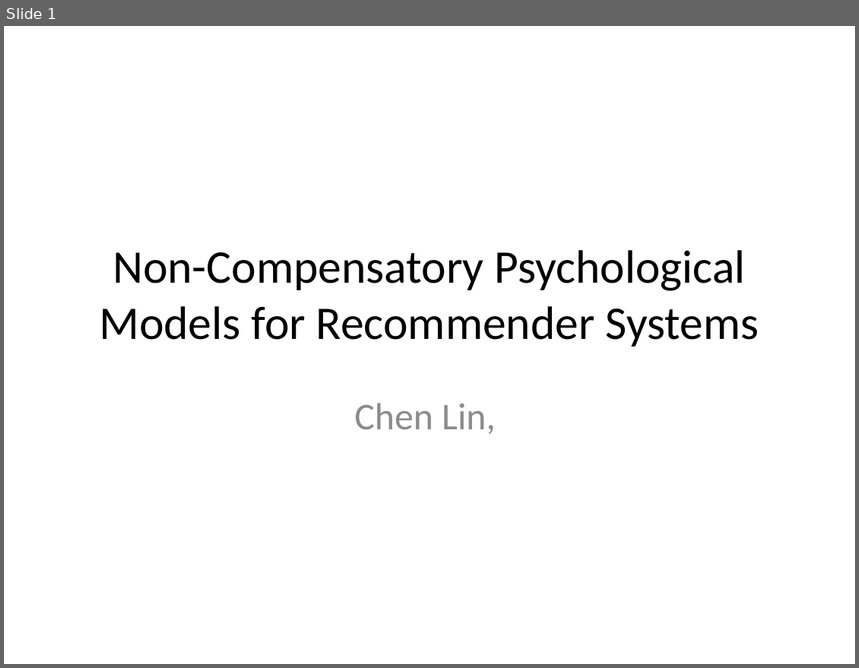
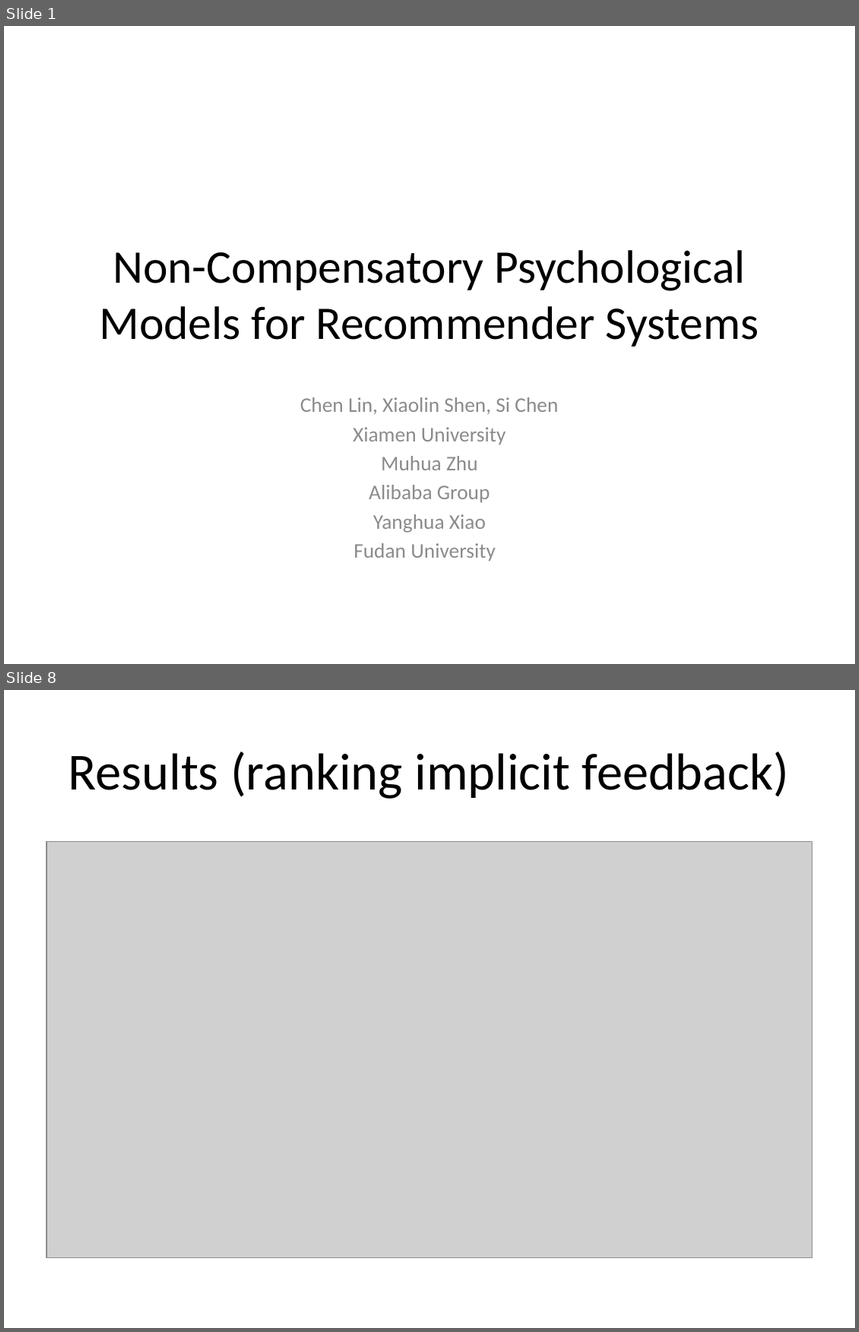
Before and after one commit to cheyennelin/0Psychological, a slide deck: Non-Compensatory Psychological Models for Recommender Systems.pptx. Shown one above the other, each under a label of ours: slide 1 before the commit, slides 1 and 8 after it; the slides between them are not shown. The pictures are 859x668 and 859x1332 pixels, drawn with LibreOffice and Linux fonts; fonts in the diff are those of the drawing; grey boxes stand for pictures. Boxes give left, top, right and bottom in pixels: in the first picture for what was removed or moved away, otherwise in the second. Text is boxed around its words. In the diff, an @@ line names an element or a change of style, - is before the commit and + after.

```diff
--- a/Non-Compensatory Psychological Models for Recommender Systems.pptx
+++ b/Non-Compensatory Psychological Models for Recommender Systems.pptx
@@ slide 8 added at (x1=4, y1=690, x2=855, y2=1328), background #FFFFFF @@
@@ title added at (x1=69, y1=752, x2=790, y2=799), 44 pt, text #000000 @@
+Results (ranking implicit feedback)
@@ picture added at (x1=47, y1=841, x2=813, y2=1258) @@
@@ slide 1 changed as well @@
@@ subtitle at (x1=300, y1=398, x2=558, y2=562): text changed; size 32 to 17.6 pt @@
-Chen Lin,
+Chen Lin, Xiaolin Shen, Si Chen
+Xiamen University
+Muhua Zhu
+Alibaba Group
+Yanghua Xiao
+Fudan University
```
Also in this commit, not shown: 7 other slides added, 3 other files.
